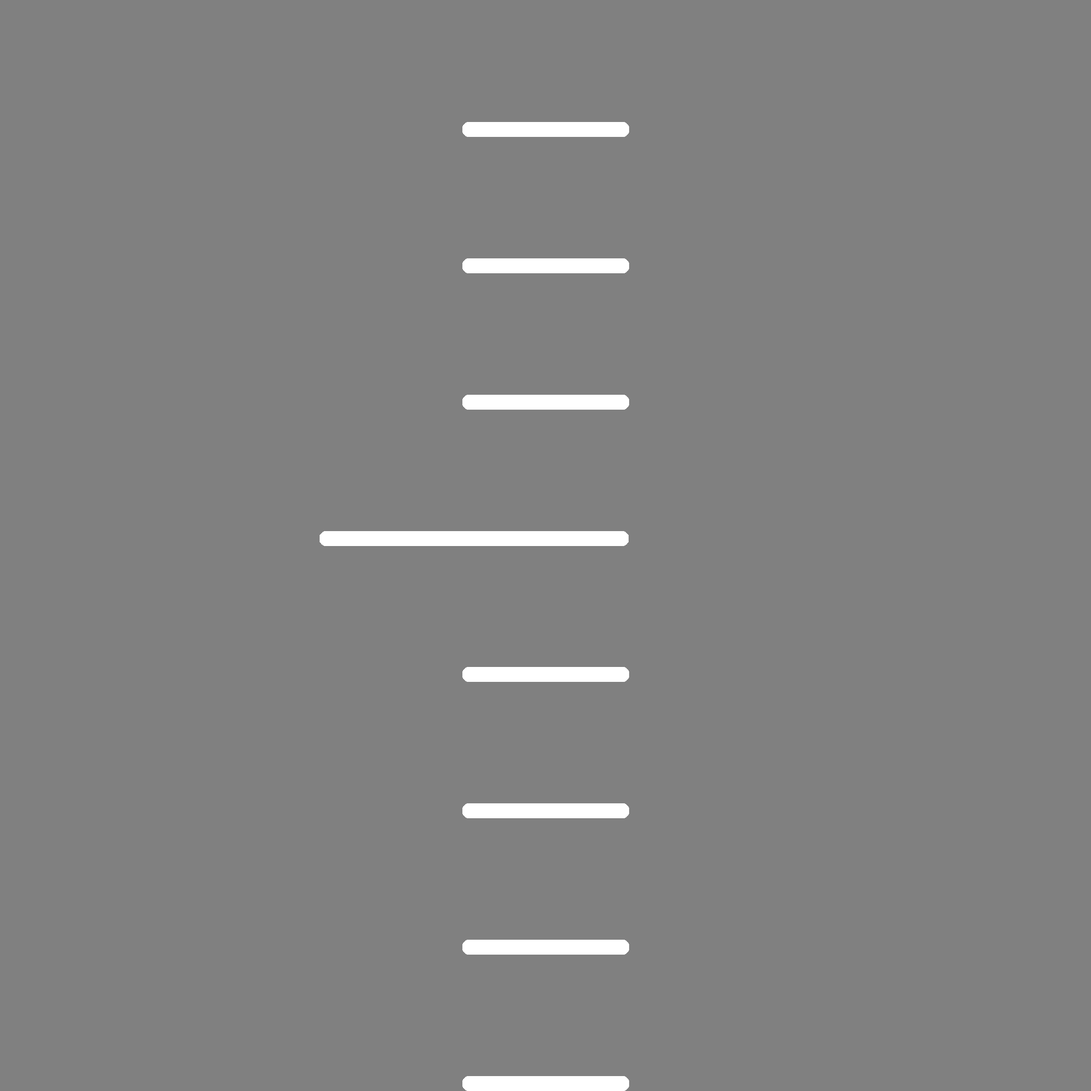
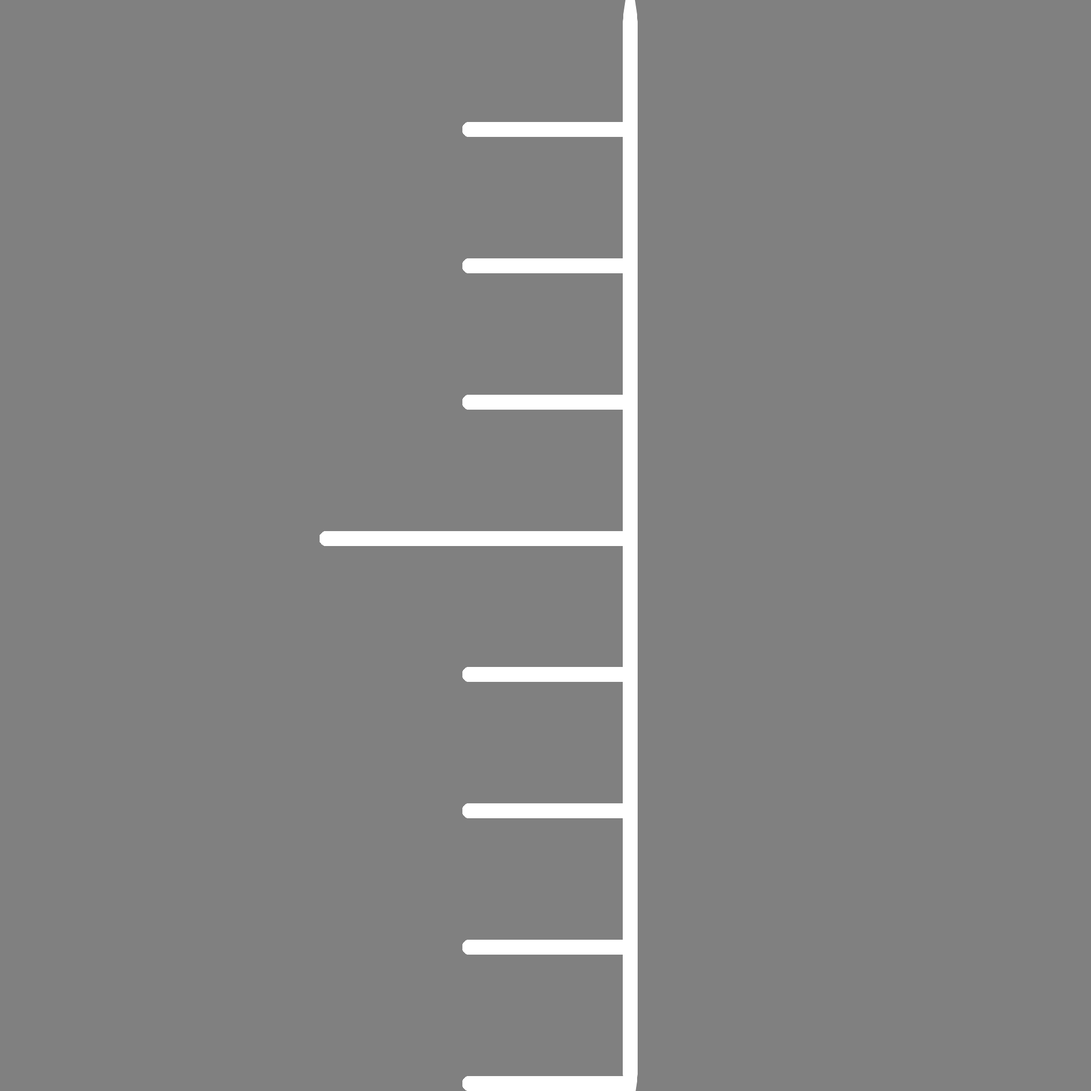
Comparing the layer stacks of the two 1091px x 1091px images. Changes:
added layer "Right Line" above "Top boundary" over [623, 0, 638, 1091]
